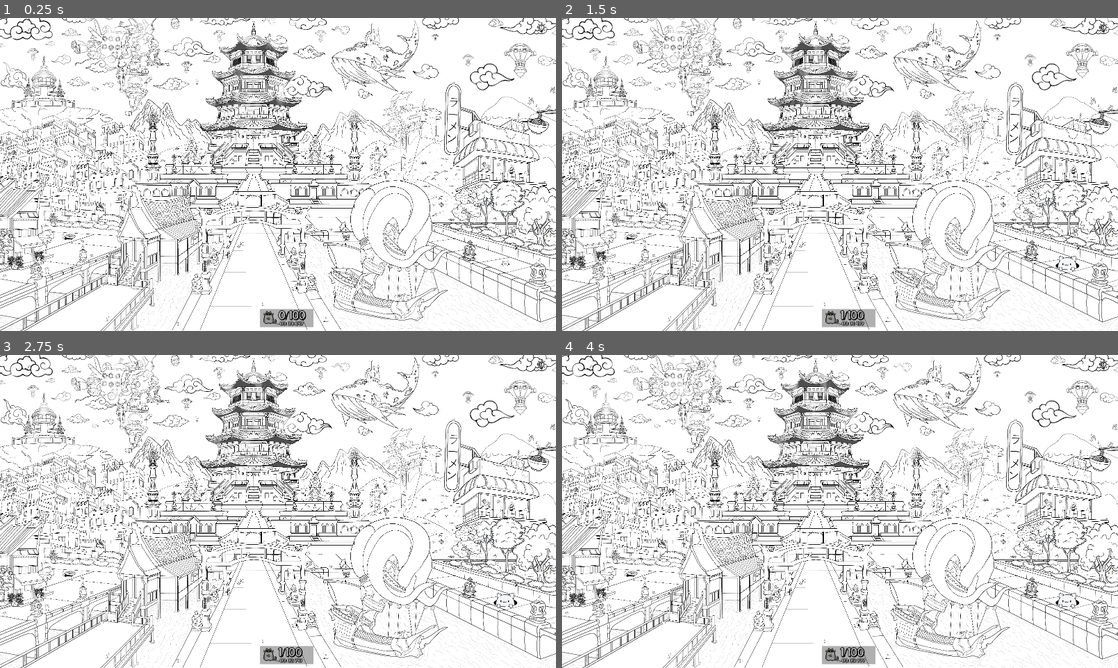
Above: before the commit, frames 1-4 (two rows, left to right).
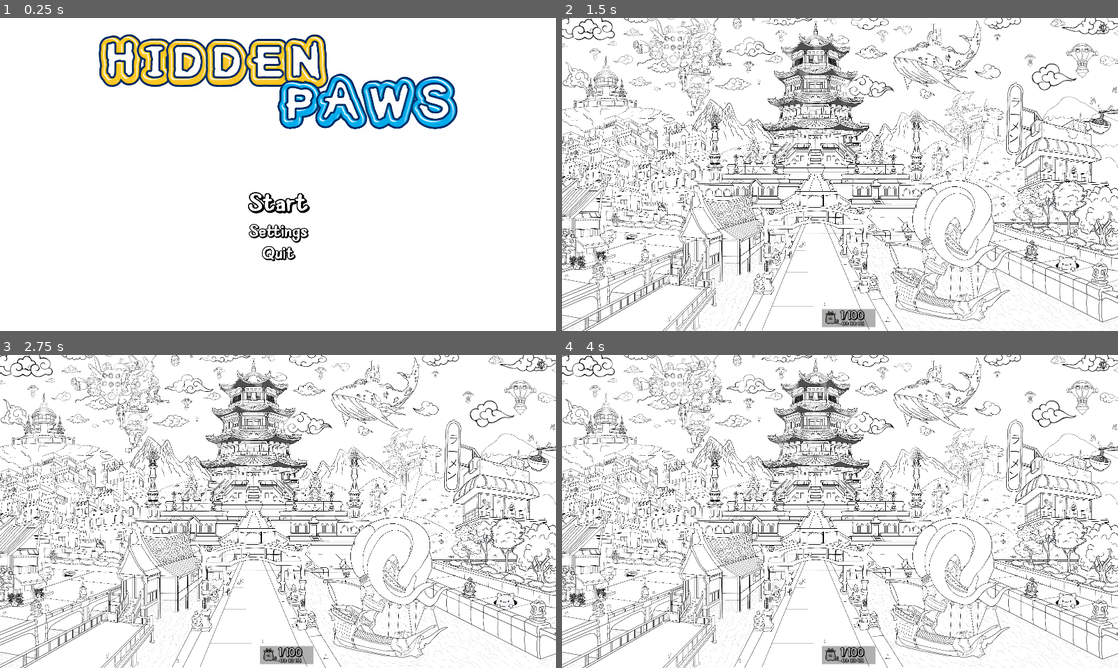
Above: after the commit, the same moments.

Repository: Wpan0n/_HiddenPaws_
Game: Godot game, scene res://Scenes/main_menu.tscn
Same seed, same stepped clock (60 frames per second), same inputs: the game is played once before the commit and once after it. Before the commit the project starts from res://Scenes/MainGame.tscn.
Inputs (mouse positions are in pixels of both pictures, inside the frame that each line leads up to):
- Up to frame 1 (0.25 s): no input
- Up to frame 2 (1.5 s): click (840, 205) at 0.5 s, where only the run after the commit has a clickable "Start"; click (1101, 27) at 1.25 s
- Up to frame 3 (2.75 s): click (539, 364) at 2 s
- Up to frame 4 (4 s): click (1101, 364) at 2.75 s; move the mouse to (962, 495) at 3.52 s; click (962, 495) at 3.67 s

The runs differ from the first frame. In frame 1, 27% of the frame differs, in the area x 0-100%, y 0-100%; in frame 2, less than 0.1%; in frame 3, less than 0.1%; in frame 4, less than 0.1%.

Commit message:
icon and splash

Diff:
--- a/project.godot
+++ b/project.godot
@@ -11,9 +11,11 @@
 [application]
 
 config/name="_Hidden Paws_"
-run/main_scene="uid://bgjarfy7n4o2q"
+run/main_scene="uid://beo8dbmvqir2k"
 config/features=PackedStringArray("4.4", "Forward Plus")
-config/icon="res://icon.svg"
+boot_splash/bg_color=Color(1, 1, 1, 1)
+boot_splash/image="uid://dqv63ftdm1cyi"
+config/icon="uid://6iqtcmfqrlfa"
 
 [autoload]
 
@@ -26,7 +28,6 @@
 window/size/viewport_width=1920
 window/size/viewport_height=1080
 window/size/mode=3
-window/size/initial_position_type=3
 window/stretch/mode="canvas_items"
 window/stretch/aspect="expand"
 window/stretch/scale_mode="integer"
Binary file added: assets/HiddenPaws Logo_256 (1).png
Not shown, added: assets/HiddenPaws Logo_256 (1).png.import
Binary file added: assets/HiddenPaws Logo_256 (2).png
Not shown, added: assets/HiddenPaws Logo_256 (2).png.import
